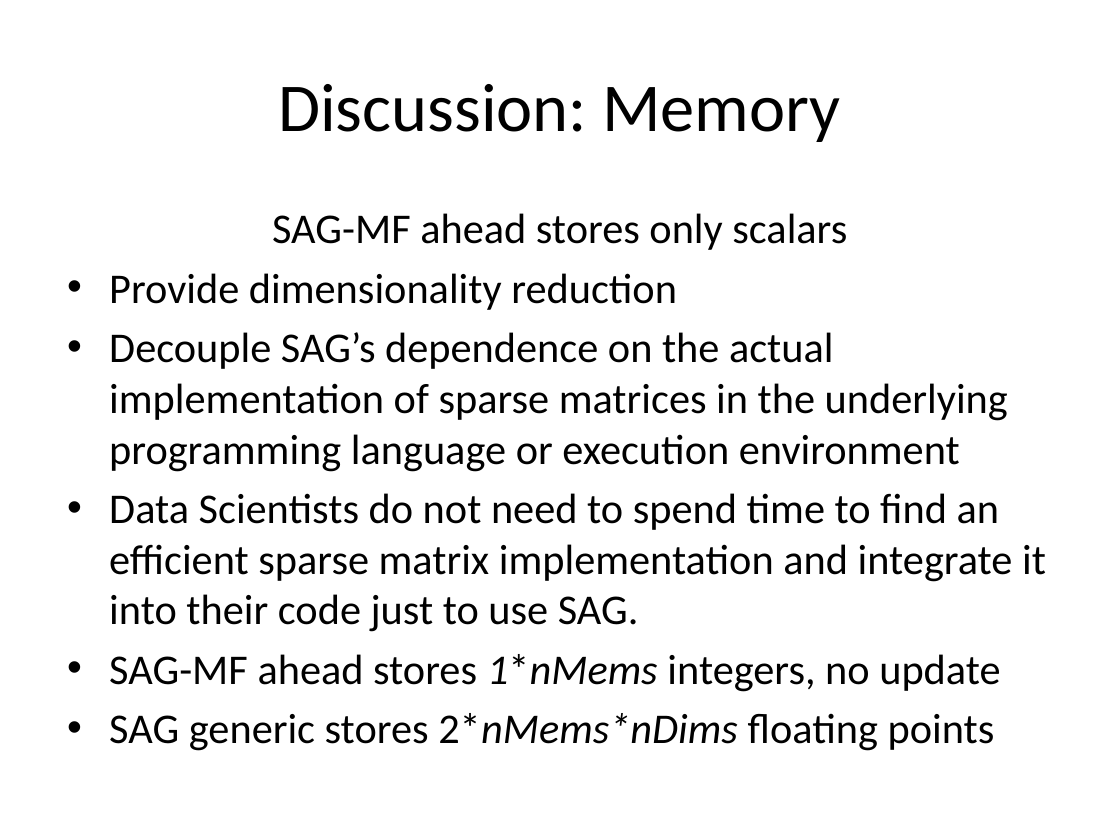
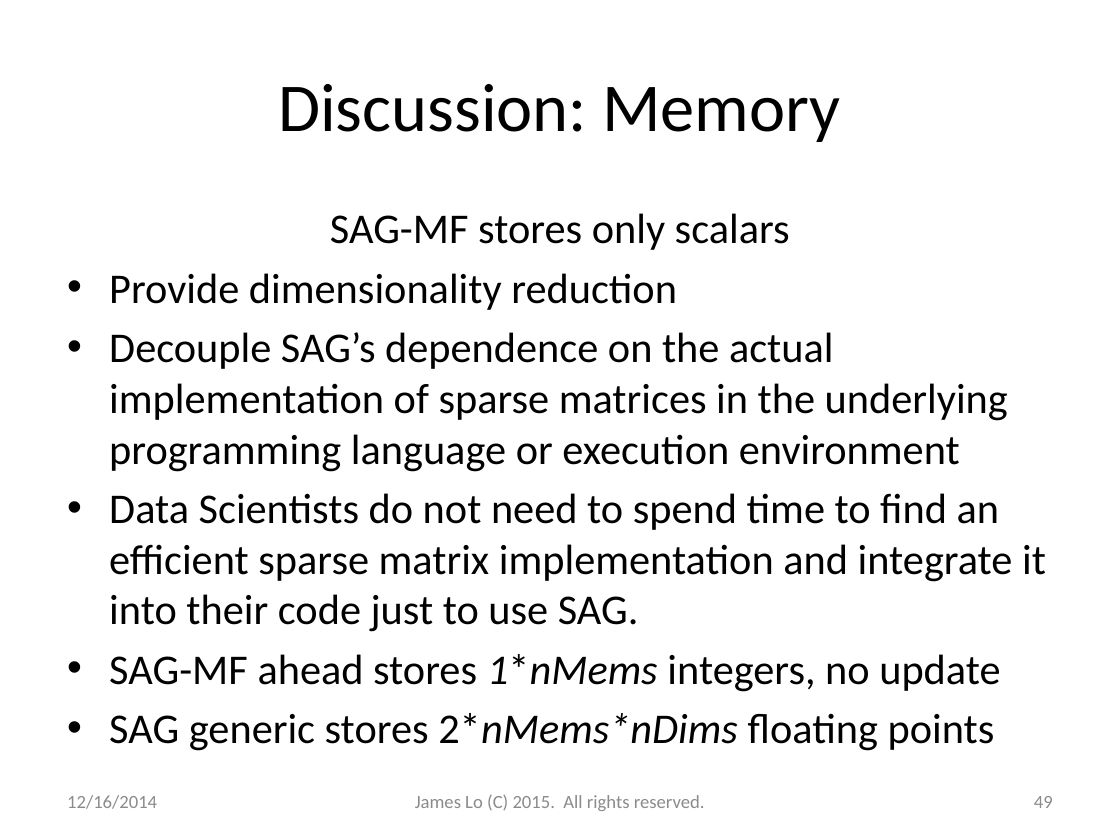
Before and after one commit to jamestklo/MatrixFactorizationMatlab, a slide deck: slide 49 of cs534L-SAGmf.pptx (slide 46 before the commit). Drawn at 1120x840 pixels with LibreOffice and Linux fonts; fonts in the diff are those of the drawing. Boxes give left, top, right and bottom in pixels: in the first picture for what was removed or moved away, otherwise in the second. Text is boxed around its words. In the diff, an @@ line names an element or a change of style, - is before the commit and + after.

```diff
--- a/cs534L-SAGmf.pptx
+++ b/cs534L-SAGmf.pptx
@@ text at <box>330,213,790,250</box>: text changed @@
-SAG-MF ahead stores only scalars
+SAG-MF stores only scalars
@@ text added at <box>67,795,157,809</box>, 12 pt, text #8C8C8C @@
+12/16/2014
@@ text added at <box>415,795,705,811</box>, 12 pt, text #8C8C8C @@
+James Lo (C) 2015. All rights reserved.
@@ page number added at <box>1034,796,1053,808</box>, 12 pt, text #8C8C8C @@
+49
```
Also in this commit, not shown: 45 other slides changed, 12 slides added, 8 slides removed, 1 other file.
